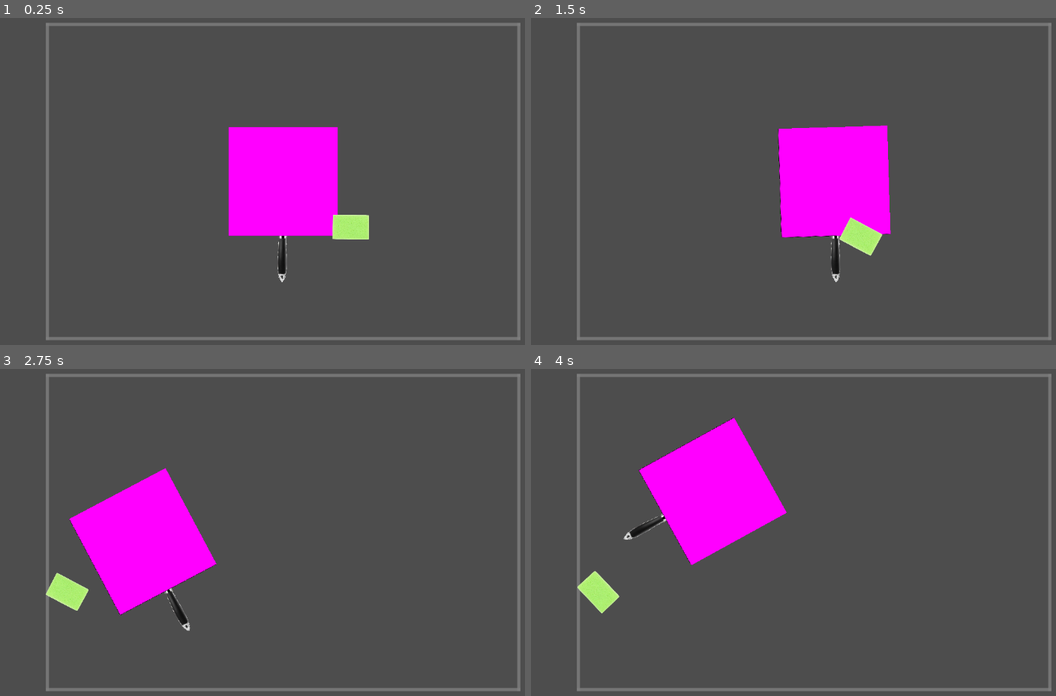
Above: before the commit, frames 1-4 (two rows, left to right).
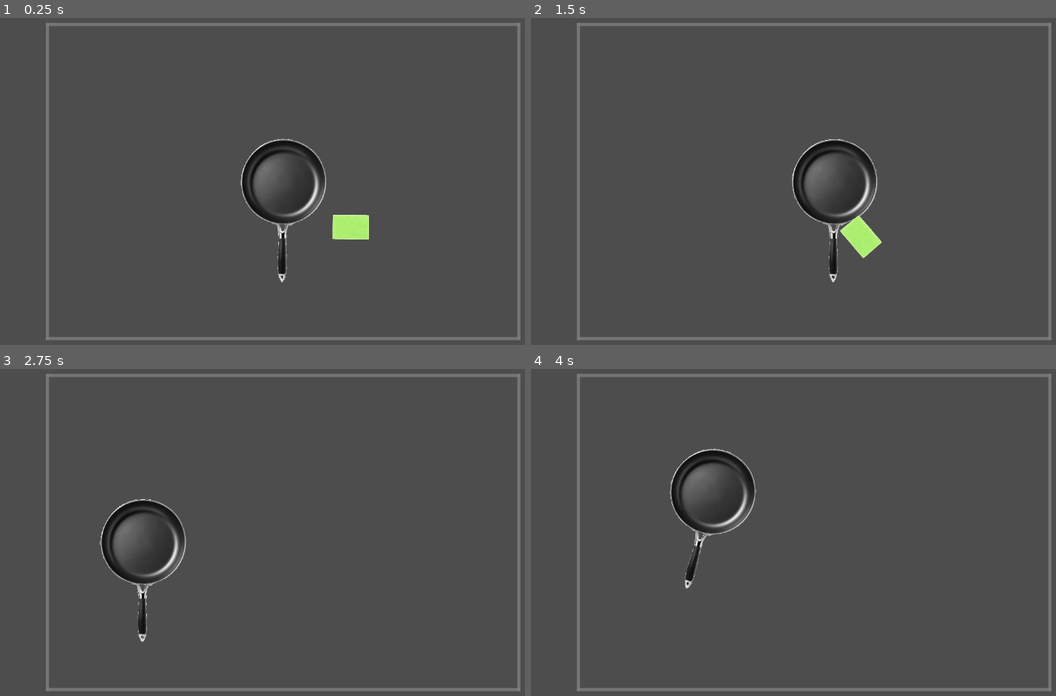
Above: after the commit, the same moments.

Repository: Afia-Ava/Purpose-Not-Found
Game: Godot game, scene res://scenes/acts/Cleaning.tscn
Two runs of this game, one before a commit and one after it. Both use one fixed random seed, a clock stepped at 60 frames per second and the inputs below. This scene is started directly instead of the project's main scene.
Inputs (mouse positions are in pixels of both pictures, inside the frame that each line leads up to):
- Up to frame 1 (0.25 s): no input
- Up to frame 2 (1.5 s): tap Enter (ui_accept) at 0.5, 0.77 s; move the mouse to (945, 165) at 0.52 s; hold Right (ui_right) 0.53-1.28 s; tap 1 at 0.6 s; click (945, 165) at 0.67 s; move the mouse to (693, 197) at 1.27 s; hold Down (ui_down) from 1.28 s (still down); tap 2 at 1.35 s
- Up to frame 3 (2.75 s): tap Enter (ui_accept) at 1.52 s; move the mouse to (341, 457) at 2.02 s; release Down (ui_down) at 2.03 s; hold Right (ui_right) from 2.03 s (still down); tap 3 at 2.1 s
- Up to frame 4 (4 s): move the mouse to (783, 601) at 2.77 s; release Right (ui_right) at 2.78 s; hold Up (ui_up) 2.78-3.53 s; tap G at 2.85 s; click (783, 601) at 2.92 s; tap Enter (ui_accept) at 3.02, 3.77 s; move the mouse to (993, 581) at 3.52 s; hold Left (ui_left) from 3.53 s (still down); tap H at 3.6 s

The runs differ from the first frame. In frame 1, 7.0% of the frame differs, in the area x 43-65%, y 33-67%; in frame 2, 7.1%; in frame 3, 7.8%, in the area x 8-42%, y 30-84%; in frame 4, 7.8%.

Commit message:
git fucked
Gottem

Diff:
--- a/scenes/acts/Cleaning.tscn
+++ b/scenes/acts/Cleaning.tscn
@@ -1,10 +1,12 @@
-[gd_scene load_steps=12 format=3 uid="uid://dnjsgwe1isyyq"]
+[gd_scene load_steps=13 format=3 uid="uid://dnjsgwe1isyyq"]
 
 [ext_resource type="Script" uid="uid://dk5f252so0y4a" path="res://scripts/fryingpanscript.gd" id="1_bgx0i"]
 [ext_resource type="Texture2D" uid="uid://c80ruw1d4ekwr" path="res://tempAssets/Placeholder-Fryingpan.png" id="2_1wlap"]
 [ext_resource type="Script" uid="uid://ccm71s30mgh30" path="res://scripts/spongeScript.gd" id="3_uiawl"]
 [ext_resource type="Texture2D" uid="uid://detbm38i2jo0y" path="res://tempAssets/Placeholder-sponge.png" id="4_hfche"]
 [ext_resource type="Script" uid="uid://tfk6todpnktn" path="res://scripts/sinkScript.gd" id="5_hfche"]
+
+[sub_resource type="CanvasTexture" id="CanvasTexture_hfche"]
 
 [sub_resource type="ImageTexture" id="ImageTexture_uiawl"]
 
@@ -15,9 +17,10 @@
 size = Vector2(700, 700)
 
 [sub_resource type="PlaceholderTexture2D" id="PlaceholderTexture2D_hfche"]
+size = Vector2(100, 100)
 
 [sub_resource type="RectangleShape2D" id="RectangleShape2D_uiawl"]
-size = Vector2(1296, 875)
+size = Vector2(3842, 2166)
 
 [sub_resource type="RectangleShape2D" id="RectangleShape2D_abkln"]
 size = Vector2(233, 161)
@@ -29,6 +32,11 @@
 script = ExtResource("1_bgx0i")
 friction = 200.0
 slide_friction = 100.0
+movement_spin_factor = 0.3
+dirt_texture = SubResource("CanvasTexture_hfche")
+initial_dirt_level = 0.5
+cleaning_rate = 2.0
+scrub_radius = 90.0
 
 [node name="Sprite2D" type="Sprite2D" parent="Fryingpan"]
 texture = SubResource("ImageTexture_uiawl")
@@ -41,26 +49,30 @@
 shape = SubResource("CircleShape2D_hfche")
 
 [node name="DirtOverlay" type="Sprite2D" parent="Fryingpan"]
+visible = false
 texture = SubResource("PlaceholderTexture2D_abkln")
 flip_v = true
 
 [node name="Area2D" type="Area2D" parent="."]
-visible = false
 script = ExtResource("5_hfche")
 sink_width = 3000.0
 sink_height = 2000.0
 
 [node name="Sprite2D" type="Sprite2D" parent="Area2D"]
+visible = false
 scale = Vector2(3840, 2200)
 texture = SubResource("PlaceholderTexture2D_hfche")
 
 [node name="CollisionShape2D" type="CollisionShape2D" parent="Area2D"]
+position = Vector2(0, -1)
 shape = SubResource("RectangleShape2D_uiawl")
 
 [node name="Sponge" type="CharacterBody2D" parent="."]
 z_index = 2
 position = Vector2(433, 294)
 script = ExtResource("3_uiawl")
+rotation_friction = 400.0
+pan_push_force = 1300.0
 
 [node name="Sprite2D" type="Sprite2D" parent="Sponge"]
 scale = Vector2(0.308333, 0.320302)
@@ -70,5 +82,4 @@
 shape = SubResource("RectangleShape2D_abkln")
 
 [node name="Camera2D" type="Camera2D" parent="."]
-visible = false
 zoom = Vector2(0.3, 0.3)
--- a/scripts/fryingpanscript.gd
+++ b/scripts/fryingpanscript.gd
@@ -28,6 +28,11 @@
 var is_being_scrubbed: bool = false
 
 func _ready():
+	# Set collision layers for the pan
+	# Layer 1 = items/dishes, Layer 4 = sink walls
+	collision_layer = 1  # Pan is on layer 1
+	collision_mask = 1 + 4  # Pan collides with other items (layer 1) and sink walls (layer 4)
+
 	# Set up initial dirt level
 	current_dirt_level = initial_dirt_level
 
--- a/scripts/sinkScript.gd
+++ b/scripts/sinkScript.gd
@@ -20,6 +20,11 @@
 signal item_exited_sink(item)
 
 func _ready():
+	# Set collision layers for the sink detection area
+	# Layer 2 = sink detection, Layer 1 = items/dishes
+	collision_layer = 2  # This sink is on layer 2
+	collision_mask = 1   # This sink detects items on layer 1
+
 	# Connect area signals
 	body_entered.connect(_on_body_entered)
 	body_exited.connect(_on_body_exited)
@@ -34,7 +39,6 @@
 	# Get the parent node to add walls to (they need to be in the main scene for collision)
 	var parent = get_parent()
 	if not parent:
-		print("Warning: Sink has no parent node to add boundaries to")
 		return
 
 	# Create walls relative to the sink's global position
@@ -52,8 +56,6 @@
 	# Create bottom wall
 	bottom_wall = create_wall(parent, sink_pos + Vector2(0, sink_height/2 + wall_thickness/2), Vector2(sink_width + wall_thickness*2, wall_thickness))
 
-	print("Sink boundaries created at position: ", sink_pos)
-
 func create_wall(parent_node: Node, pos: Vector2, size: Vector2) -> StaticBody2D:
 	var wall = StaticBody2D.new()
 	var shape = CollisionShape2D.new()
@@ -62,6 +64,11 @@
 	# Set up the collision shape
 	rect_shape.size = size
 	shape.shape = rect_shape
+
+	# IMPORTANT: Set wall collision layers
+	# Layer 3 = sink walls (separate from items and sink detection)
+	wall.collision_layer = 4  # Walls are on layer 4
+	wall.collision_mask = 1   # Walls collide with items on layer 1
 
 	# Position the wall
 	wall.global_position = pos
@@ -87,26 +94,22 @@
 	if body not in items_in_sink:
 		items_in_sink.append(body)
 		item_entered_sink.emit(body)
-		print(body.name + " entered the sink!")
 
 func _on_body_exited(body):
 	if body in items_in_sink:
 		items_in_sink.erase(body)
 		item_exited_sink.emit(body)
-		print(body.name + " left the sink!")
 
 func _on_area_entered(area):
 	# Handle Area2D nodes
 	if area not in items_in_sink:
 		items_in_sink.append(area)
 		item_entered_sink.emit(area)
-		print(area.name + " entered the sink!")
 
 func _on_area_exited(area):
 	if area in items_in_sink:
 		items_in_sink.erase(area)
 		item_exited_sink.emit(area)
-		print(area.name + " left the sink!")
 
 # Public functions for external control
 func get_items_in_sink() -> Array:
